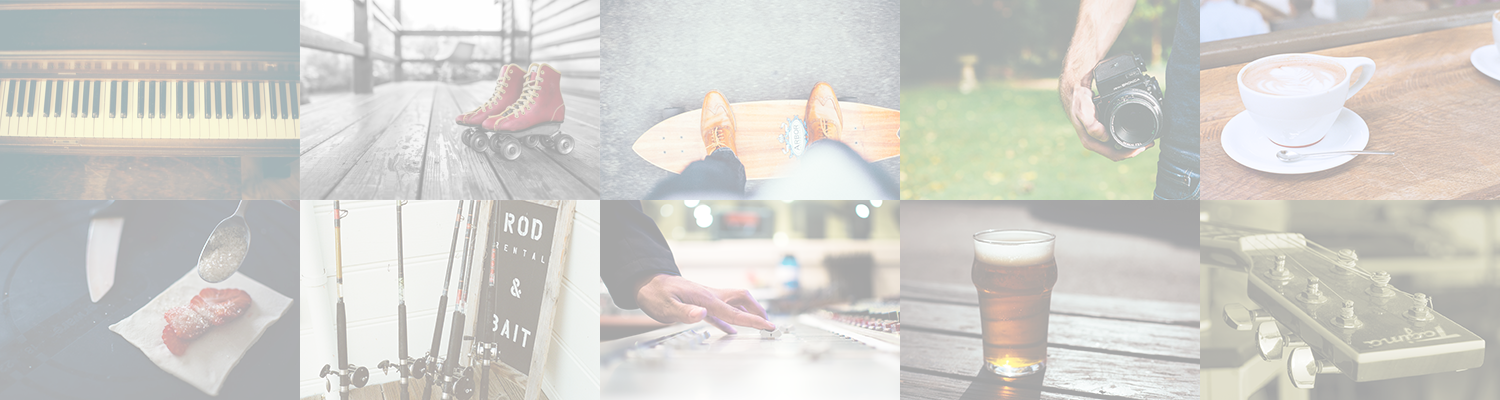
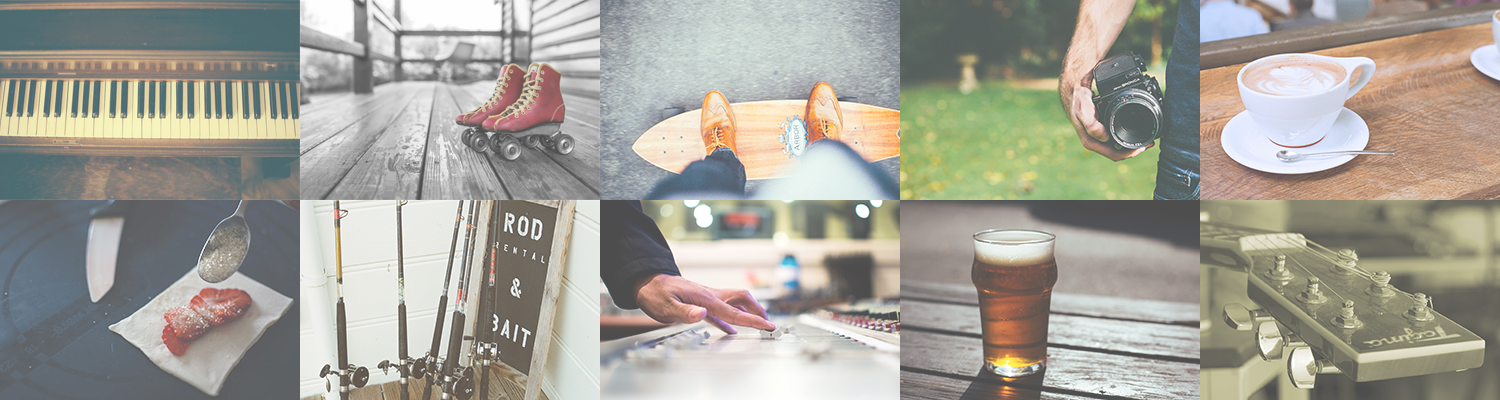
Layered file, before and after one edit (w=1500, h=400). Changes by layer:
"Layer 9": opacity 65% → 30% over (0, 0, 1500, 400)
